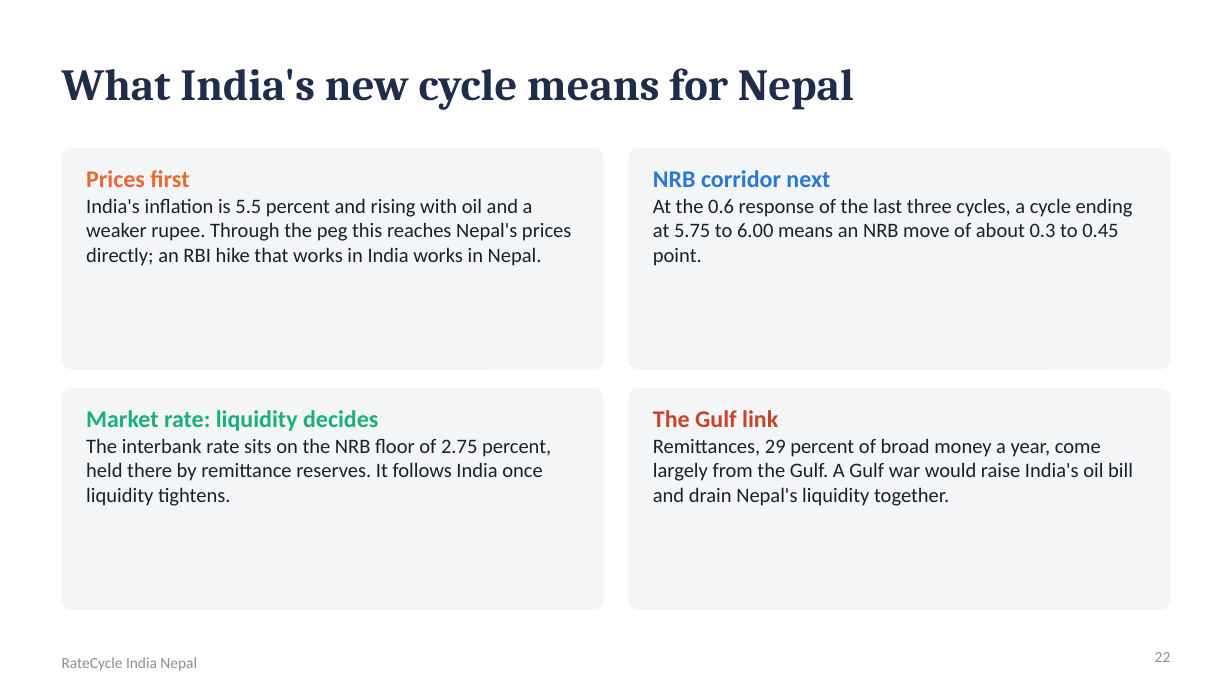
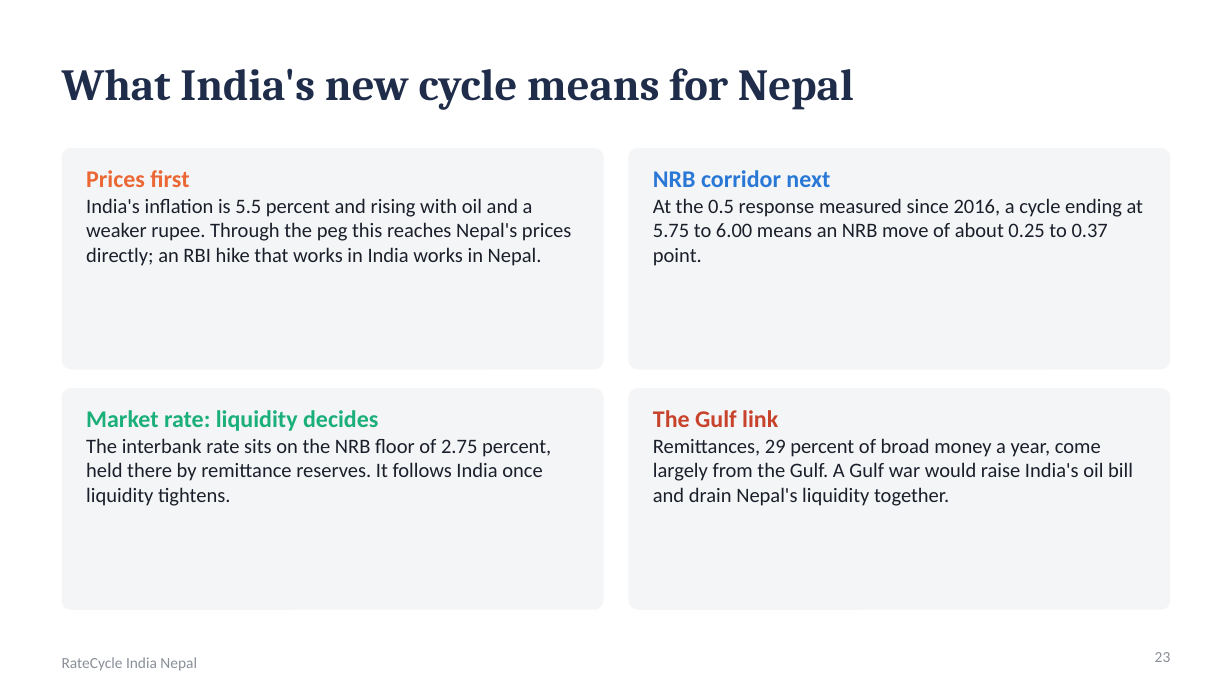
Before and after one commit to sakrit204-byte/interest_rate_cycle_prediction_for_india, a slide deck: slide 23 of reports/presentation/ratecycle_india_nepal.pptx (slide 22 before the commit). Drawn at 1232x693 pixels with LibreOffice and Linux fonts; fonts in the diff are those of the drawing. Boxes give left, top, right and bottom in pixels: in the first picture for what was removed or moved away, otherwise in the second. Text is boxed around its words. In the diff, an @@ line names an element or a change of style, - is before the commit and + after.

Commit message:
Policy response test before and during the NRB corridor, coin flip and 0.5 result in deck and dashboard, decisions D055 and D056

```diff
--- a/reports/presentation/ratecycle_india_nepal.pptx
+++ b/reports/presentation/ratecycle_india_nepal.pptx
@@ text at (653, 198, 1143, 266): text changed @@
-At the 0.6 response of the last three cycles, a cycle ending at 5.75 to 6.00 means an NRB move of about 0.3 to 0.45 point.
+At the 0.5 response measured since 2016, a cycle ending at 5.75 to 6.00 means an NRB move of about 0.25 to 0.37 point.
@@ page number at (1155, 652, 1171, 662): text changed @@
-22
+23
```
Also in this commit, not shown: 6 other slides changed, 1 slide added, 7 other files.
